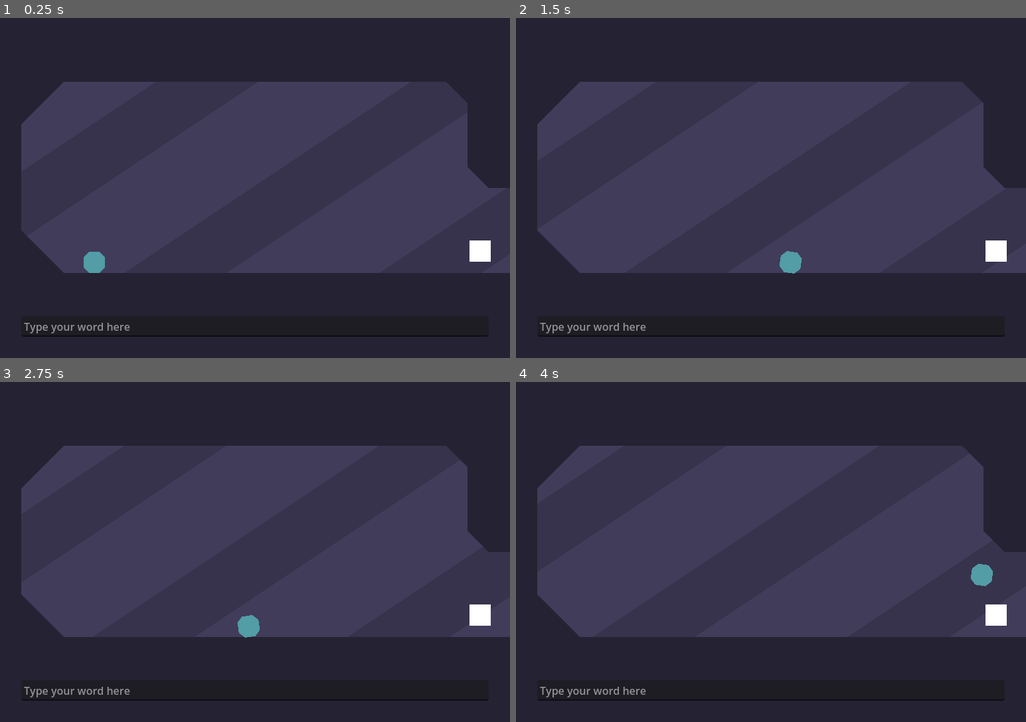
Above: before the commit, frames 1-4 (two rows, left to right).
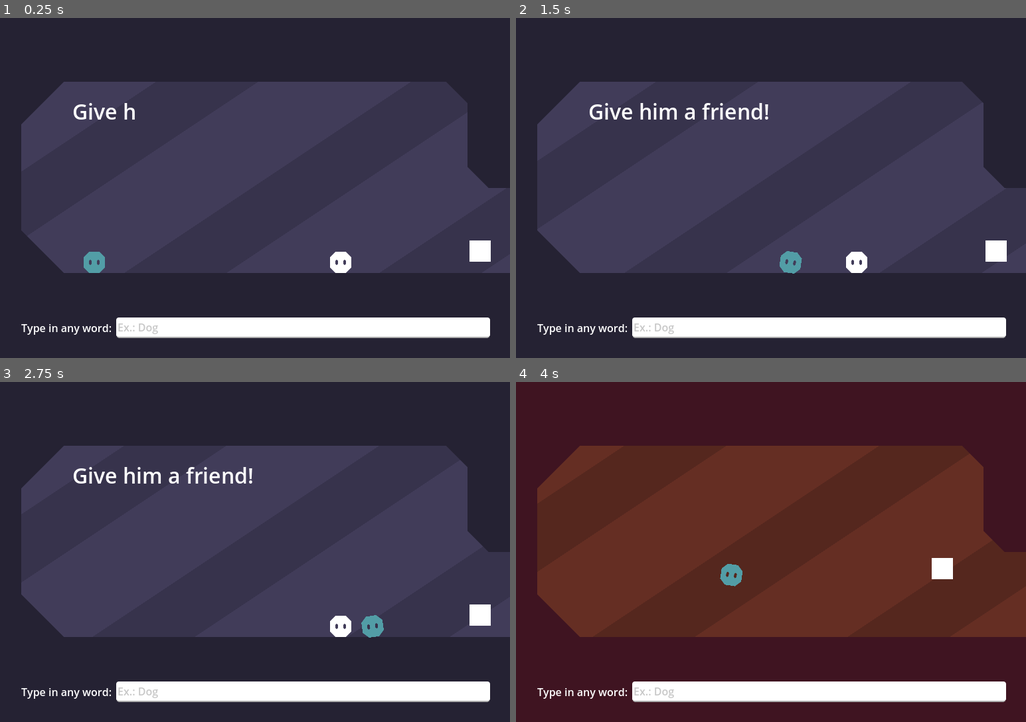
Above: after the commit, the same moments.

Repository: WordPlayEducation/word-play-platformer
Game: Godot game, scene res://main/main.tscn
The game is run twice, just before and just after one commit, with the same random seed, the same clock (stepped at 60 frames per second) and the same inputs.
Inputs (mouse positions are in pixels of both pictures, inside the frame that each line leads up to):
- Up to frame 1 (0.25 s): no input
- Up to frame 2 (1.5 s): move the mouse to (883, 171) at 0.52 s; press the mouse at (883, 171) at 0.53 s; hold Right (ui_right) from 0.53 s (still down); tap Space (jump) at 0.77 s; move the mouse to (669, 205) at 1.27 s; release the mouse at (669, 205) at 1.28 s; click (669, 205) at 1.35 s
- Up to frame 3 (2.75 s): tap Space (jump) at 1.52 s; move the mouse to (306, 477) at 2.02 s; release Right (ui_right) at 2.03 s; press the mouse at (306, 477) at 2.03 s; hold Left (ui_left) from 2.03 s (still down)
- Up to frame 4 (4 s): move the mouse to (745, 620) at 2.77 s; release Left (ui_left) at 2.78 s; release the mouse at (745, 620) at 2.78 s; hold Right (ui_right) from 2.78 s (still down); click (745, 620) at 2.85 s; tap Space (jump) at 3.02, 3.77 s; move the mouse to (924, 603) at 3.52 s; press the mouse at (924, 603) at 3.53 s

The runs differ from the first frame. In frame 1, 5.3% of the frame differs, in the area x 4-97%, y 25-95%; in frame 2, 5.7%; in frame 3, 6.1%; in frame 4, 100%, in the area x 0-100%, y 0-100%.

Commit message:
ghgyjkl;

Diff:
--- a/main/creator/creator.gd
+++ b/main/creator/creator.gd
@@ -79,3 +79,6 @@
 			"movement_type":
 				if value not in ["land", "air", "fluid"]: break
 				obj.movement_type = value
+
+func ask(question: String, answer: String) -> bool:
+	return true
--- a/main/level/level0/level_0.tscn
+++ b/main/level/level0/level_0.tscn
@@ -1,5 +1,17 @@
-[gd_scene load_steps=2 format=3 uid="uid://n6bgkipyc2qp"]
+[gd_scene load_steps=4 format=3 uid="uid://n6bgkipyc2qp"]
 
 [ext_resource type="PackedScene" uid="uid://bdgi21enh22hp" path="res://main/level/level.tscn" id="1_ufw60"]
+[ext_resource type="PackedScene" uid="uid://bhxmtcv40q5jg" path="res://main/recognizer/recognizer.tscn" id="2_lwe4m"]
+[ext_resource type="PackedScene" uid="uid://dy7cifdxv74yg" path="res://main/ui/story_label.tscn" id="2_yv0iq"]
 
 [node name="Level0" instance=ExtResource("1_ufw60")]
+
+[node name="Recognizer" parent="." index="4" instance=ExtResource("2_lwe4m")]
+position = Vector2(513, 368)
+
+[node name="StoryLabel" parent="." index="5" instance=ExtResource("2_yv0iq")]
+offset_left = 109.0
+offset_top = 118.0
+offset_right = 382.0
+offset_bottom = 163.0
+sentences = Array[String](["Give him a friend!", "Say hi!", "Bye!"])
--- /dev/null
+++ b/main/recognizer/recognizer.gd
@@ -0,0 +1,18 @@
+class_name Recognizer extends Area2D
+
+@export var question: String
+
+func _ready() -> void:
+	body_entered.connect(_on_body_entered)
+
+func _on_body_entered(body: Node2D) -> void:
+	if not body is WordObject:
+		return
+	if Ref.creator.ask(question, body.text):
+		kill.call_deferred()
+
+func kill() -> void:
+	%AnimationPlayer.play("kill")
+	%StaticBody2D.queue_free()
+	await %AnimationPlayer.animation_finished
+	queue_free()
--- /dev/null
+++ b/main/recognizer/recognizer.tscn
@@ -0,0 +1,75 @@
+[gd_scene load_steps=8 format=3 uid="uid://bhxmtcv40q5jg"]
+
+[ext_resource type="Script" path="res://main/recognizer/recognizer.gd" id="1_im4fa"]
+[ext_resource type="Texture2D" uid="uid://b56pfj42cgnn2" path="res://main/player/player.png" id="2_iahab"]
+
+[sub_resource type="RectangleShape2D" id="RectangleShape2D_iidkr"]
+size = Vector2(64, 64)
+
+[sub_resource type="RectangleShape2D" id="RectangleShape2D_yu3jx"]
+size = Vector2(48, 48)
+
+[sub_resource type="Animation" id="Animation_gx300"]
+resource_name = "kill"
+tracks/0/type = "value"
+tracks/0/imported = false
+tracks/0/enabled = true
+tracks/0/path = NodePath("SpriteHolder:modulate")
+tracks/0/interp = 1
+tracks/0/loop_wrap = true
+tracks/0/keys = {
+"times": PackedFloat32Array(0, 1),
+"transitions": PackedFloat32Array(1, 1),
+"update": 0,
+"values": [Color(1, 1, 1, 1), Color(1, 1, 1, 0)]
+}
+
+[sub_resource type="Animation" id="Animation_p8qy0"]
+length = 0.001
+tracks/0/type = "value"
+tracks/0/imported = false
+tracks/0/enabled = true
+tracks/0/path = NodePath("SpriteHolder:modulate")
+tracks/0/interp = 1
+tracks/0/loop_wrap = true
+tracks/0/keys = {
+"times": PackedFloat32Array(0),
+"transitions": PackedFloat32Array(1),
+"update": 0,
+"values": [Color(1, 1, 1, 1)]
+}
+
+[sub_resource type="AnimationLibrary" id="AnimationLibrary_m0s1y"]
+_data = {
+"RESET": SubResource("Animation_p8qy0"),
+"kill": SubResource("Animation_gx300")
+}
+
+[node name="Recognizer" type="Area2D"]
+collision_layer = 16
+collision_mask = 4
+script = ExtResource("1_im4fa")
+
+[node name="StaticBody2D" type="StaticBody2D" parent="."]
+unique_name_in_owner = true
+collision_mask = 0
+
+[node name="CollisionShape2D" type="CollisionShape2D" parent="StaticBody2D"]
+shape = SubResource("RectangleShape2D_iidkr")
+
+[node name="CollisionShape2D" type="CollisionShape2D" parent="."]
+position = Vector2(-56, -1)
+shape = SubResource("RectangleShape2D_yu3jx")
+
+[node name="SpriteHolder" type="Node2D" parent="."]
+
+[node name="Sprite2D" type="Sprite2D" parent="SpriteHolder"]
+scale = Vector2(0.5, 0.5)
+texture = ExtResource("2_iahab")
+
+[node name="AnimationPlayer" type="AnimationPlayer" parent="."]
+unique_name_in_owner = true
+libraries = {
+"": SubResource("AnimationLibrary_m0s1y")
+}
+speed_scale = 4.0
--- /dev/null
+++ b/main/ui/story_label.gd
@@ -0,0 +1,28 @@
+class_name StoryLabel extends Label
+
+@export var sentences: Array[String]
+
+var idx: int = -1
+var sentence: String = ""
+
+func _ready() -> void:
+	%Timer.timeout.connect(_on_timeout)
+	_on_timeout()
+
+func _on_timeout() -> void:
+	var tween: Tween = get_tree().create_tween()
+	tween.tween_property(self, "visible_ratio", 0.0, 0.4)
+	await tween.finished
+
+	if idx + 1 >= len(sentences):
+		return
+	idx += 1
+	sentence = sentences[idx]
+	text = sentence
+	start_timer()
+
+	tween = get_tree().create_tween()
+	tween.tween_property(self, "visible_ratio", 1.0, 0.4)
+
+func start_timer() -> void:
+	%Timer.start(len(sentence) * 0.3 + 3.0)
--- /dev/null
+++ b/main/ui/story_label.tscn
@@ -0,0 +1,14 @@
+[gd_scene load_steps=2 format=3 uid="uid://dy7cifdxv74yg"]
+
+[ext_resource type="Script" path="res://main/ui/story_label.gd" id="1_2gvme"]
+
+[node name="StoryLabel" type="Label"]
+offset_right = 137.0
+offset_bottom = 23.0
+theme_override_font_sizes/font_size = 32
+text = "Give him a friend!"
+script = ExtResource("1_2gvme")
+
+[node name="Timer" type="Timer" parent="."]
+unique_name_in_owner = true
+one_shot = true
--- a/main/ui/ui.tscn
+++ b/main/ui/ui.tscn
@@ -1,6 +1,50 @@
-[gd_scene load_steps=2 format=3 uid="uid://dmocbja62vbhh"]
+[gd_scene load_steps=5 format=3 uid="uid://dmocbja62vbhh"]
 
 [ext_resource type="Script" path="res://main/ui/ui.gd" id="1_wwf5g"]
+
+[sub_resource type="StyleBoxFlat" id="StyleBoxFlat_wymse"]
+bg_color = Color(1, 1, 1, 1)
+border_width_left = 2
+border_width_top = 2
+border_width_right = 2
+border_width_bottom = 2
+corner_radius_top_left = 4
+corner_radius_top_right = 4
+corner_radius_bottom_right = 4
+corner_radius_bottom_left = 4
+expand_margin_left = 2.0
+expand_margin_top = 2.0
+expand_margin_right = 2.0
+expand_margin_bottom = 2.0
+
+[sub_resource type="StyleBoxFlat" id="StyleBoxFlat_viuwc"]
+bg_color = Color(0.755386, 0.755386, 0.755386, 1)
+border_width_left = 2
+border_width_top = 2
+border_width_right = 2
+border_width_bottom = 2
+border_color = Color(0.733005, 0.733005, 0.733005, 1)
+corner_radius_top_left = 4
+corner_radius_top_right = 4
+corner_radius_bottom_right = 4
+corner_radius_bottom_left = 4
+expand_margin_left = 2.0
+expand_margin_top = 2.0
+expand_margin_right = 2.0
+expand_margin_bottom = 2.0
+
+[sub_resource type="StyleBoxFlat" id="StyleBoxFlat_r3caf"]
+bg_color = Color(1, 1, 1, 1)
+border_width_bottom = 2
+border_color = Color(0.680321, 0.680321, 0.680321, 1)
+corner_radius_top_left = 4
+corner_radius_top_right = 4
+corner_radius_bottom_right = 4
+corner_radius_bottom_left = 4
+expand_margin_left = 2.0
+expand_margin_top = 2.0
+expand_margin_right = 2.0
+expand_margin_bottom = 2.0
 
 [node name="UI" type="MarginContainer"]
 anchors_preset = 15
@@ -18,11 +62,22 @@
 layout_mode = 2
 size_flags_vertical = 8
 
+[node name="Label" type="Label" parent="HBoxContainer"]
+layout_mode = 2
+text = "Type in any word: "
+
 [node name="Entry" type="LineEdit" parent="HBoxContainer"]
 unique_name_in_owner = true
 layout_mode = 2
 size_flags_horizontal = 3
-placeholder_text = "Type your word here"
+theme_override_colors/selection_color = Color(0.313726, 0.313726, 0.313726, 1)
+theme_override_colors/caret_color = Color(0.31185, 0.31185, 0.31185, 1)
+theme_override_colors/font_placeholder_color = Color(0.78, 0.78, 0.78, 1)
+theme_override_colors/font_color = Color(0.386757, 0.386757, 0.386757, 1)
+theme_override_styles/focus = SubResource("StyleBoxFlat_wymse")
+theme_override_styles/read_only = SubResource("StyleBoxFlat_viuwc")
+theme_override_styles/normal = SubResource("StyleBoxFlat_r3caf")
+placeholder_text = "Ex.: Dog"
 
 [node name="Button" type="Button" parent="HBoxContainer"]
 unique_name_in_owner = true
--- a/main/word_object/life/life.gd
+++ b/main/word_object/life/life.gd
@@ -1,13 +1,12 @@
 class_name Life extends WordObject
 
 @export_enum("land", "air", "fluid") var movement_type: String = "land"
-@export var activity: float = 0.1
+@export var activity: float = 0.5
 
 var speed: float = 256.0
 var move_dir: float = 1.0
 
 var vel: float
-
 
 func _ready() -> void:
 	super._ready()
@@ -22,6 +21,7 @@
 
 func initialize() -> void:
 	super.initialize()
+	speed = (activity * 0.4 + 0.8) * 256.0
 	%CollisionShape2D3.shape = %CollisionShape2D.shape
 
 func flip() -> void:
@@ -50,6 +50,7 @@
 func _physics_process(delta: float) -> void:
 	%B.velocity.x = lerp(%B.velocity.x, vel, 4.0 * delta)
 	%B.move_and_slide()
-	%B.velocity.y += 4000 * delta
+	if not movement_type == "air":
+		%B.velocity.y += 4000 * delta
 	if not placing:
 		%Area2D.global_position = %B.global_position
--- a/main/word_object/life/life.tscn
+++ b/main/word_object/life/life.tscn
@@ -14,7 +14,7 @@
 lock_rotation = true
 script = ExtResource("2_3b5jk")
 movement_type = "land"
-activity = 0.1
+activity = 0.5
 
 [node name="Label" parent="Area2D/MarginContainer" index="0"]
 text = "[shake][center]dog"
--- a/project.godot
+++ b/project.godot
@@ -31,6 +31,7 @@
 jump={
 "deadzone": 0.5,
 "events": [Object(InputEventKey,"resource_local_to_scene":false,"resource_name":"","device":-1,"window_id":0,"alt_press …(191 unchanged characters)…
+, Object(InputEventKey,"resource_local_to_scene":false,"resource_name":"","device":-1,"window_id":0,"alt_pressed":false,"shift_pressed":false,"ctrl_pressed":false,"meta_pressed":false,"pressed":false,"keycode":0,"physical_keycode":4194320,"key_label":0,"unicode":0,"location":0,"echo":false,"script":null)
 ]
 }
 place={
Binary file changed: main/player/player.png
